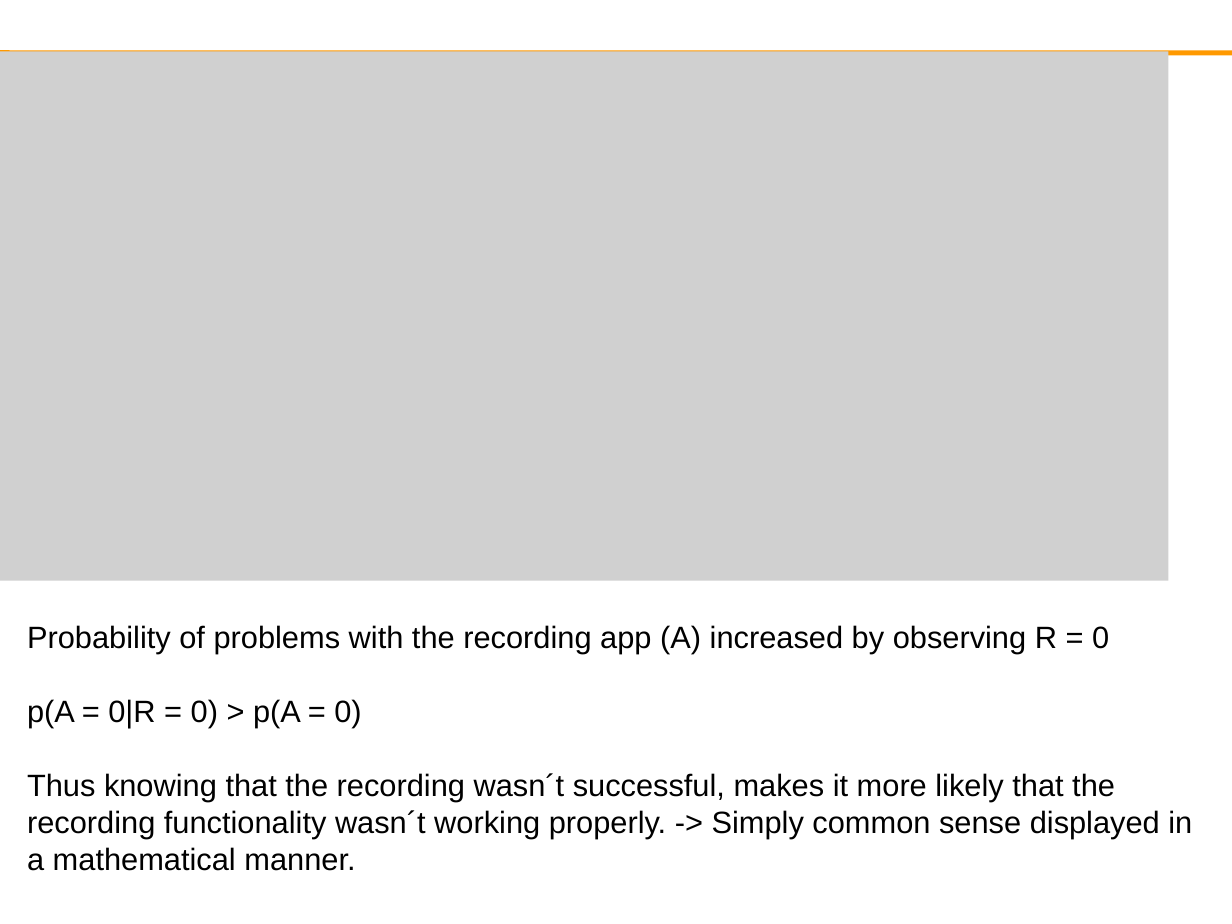
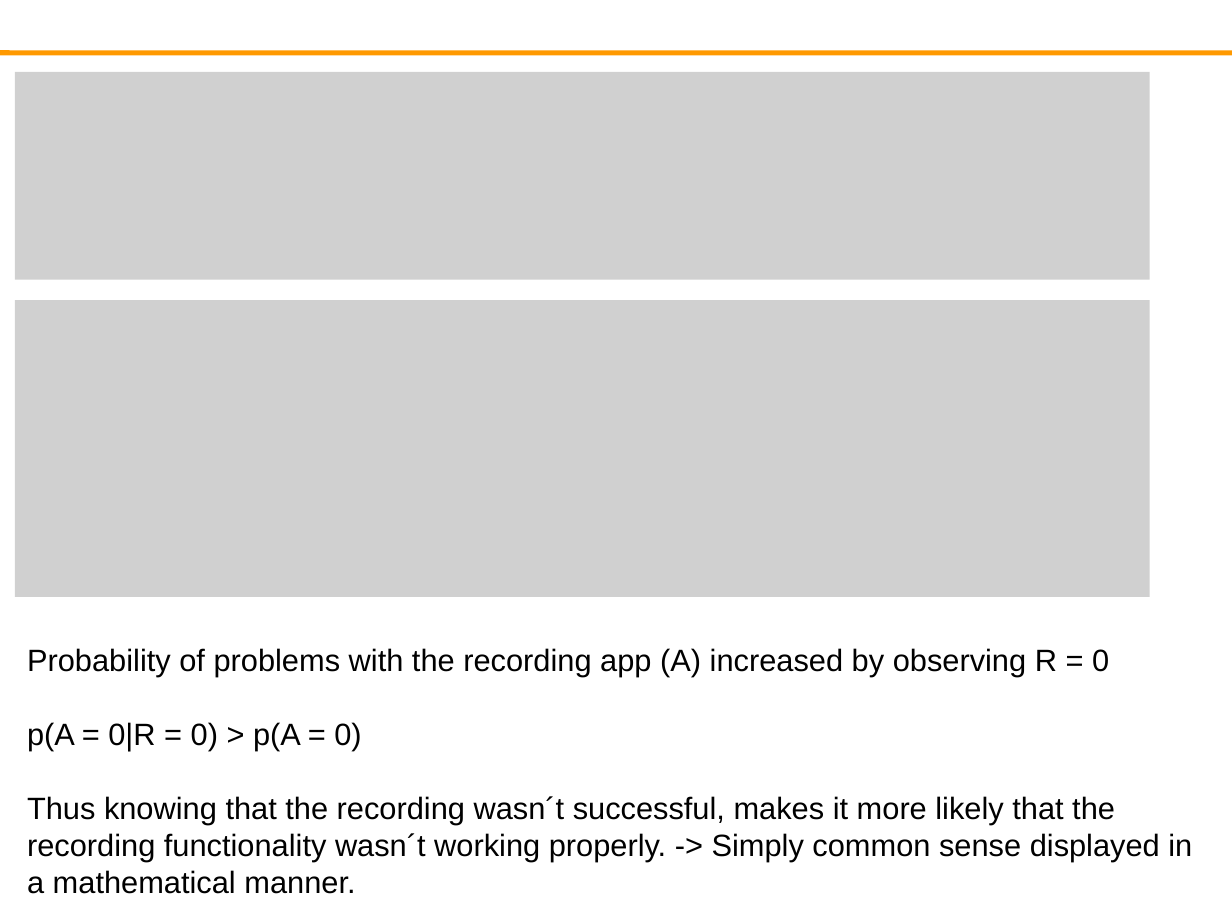
Before and after one commit to fabian9697/IANN_group30, a slide deck: slide 9 of Homework_Neuroinformatic/Assignment 1/Task12_Group30.pptx. Drawn at 1232x924 pixels with LibreOffice and Linux fonts; fonts in the diff are those of the drawing; grey boxes stand for pictures; background and template pictures are left out. Boxes give left, top, right and bottom in pixels: in the first picture for what was removed or moved away, otherwise in the second. Text is boxed around its words. In the diff, an @@ line names an element or a change of style, - is before the commit and + after.

```diff
--- a/Homework_Neuroinformatic/Assignment 1/Task12_Group30.pptx
+++ b/Homework_Neuroinformatic/Assignment 1/Task12_Group30.pptx
@@ picture added at (x1=15, y1=71, x2=1149, y2=280) @@
@@ picture resized from (x1=0, y1=52, x2=1168, y2=582) to (x1=15, y1=301, x2=1149, y2=598) @@
@@ text "Probability of problems with the ..." moved from (x1=27, y1=625, x2=1192, y2=871) to (x1=27, y1=648, x2=1192, y2=894) @@
```
Also in this commit, not shown: 5 other slides changed.
